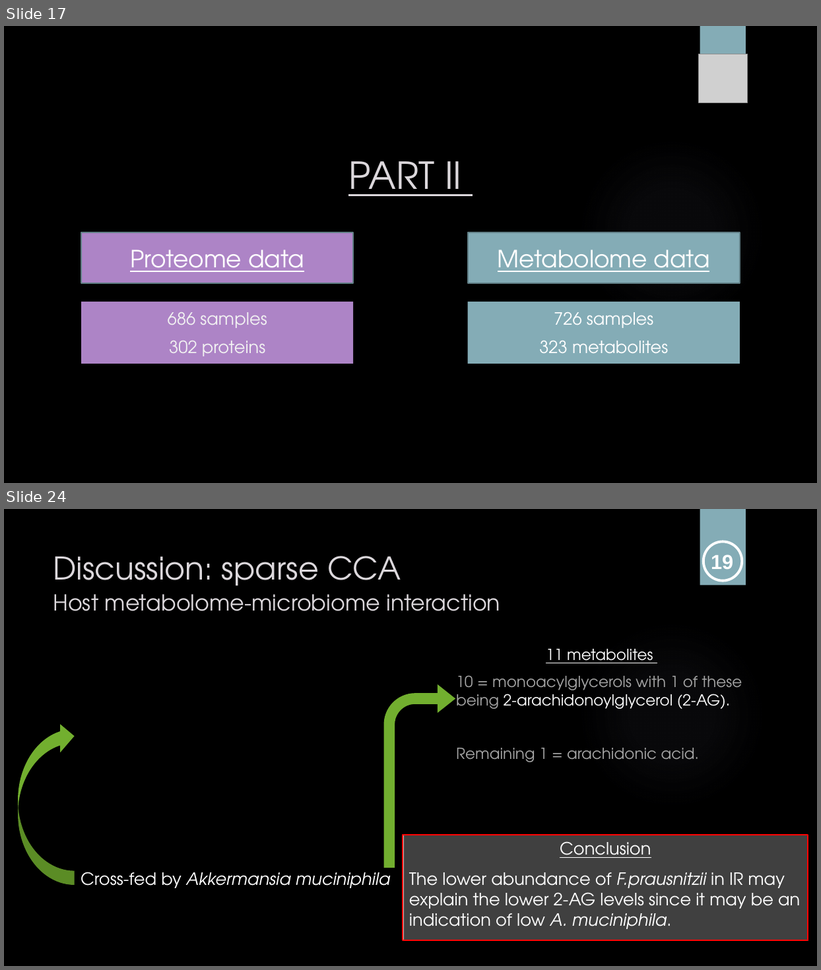
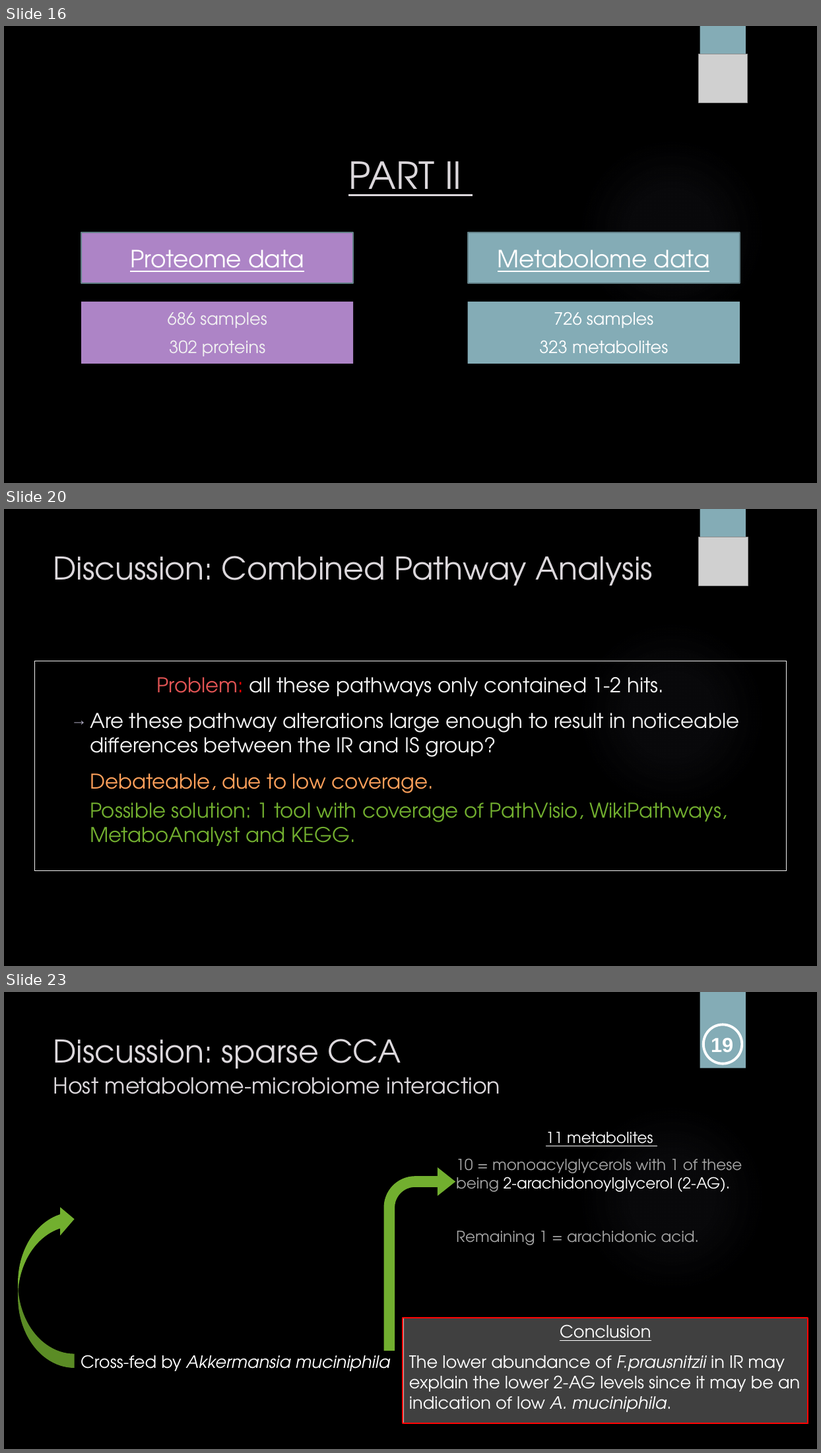
Before and after one commit to sabdeolive/Sabrina_BMS_Bachelor-Internship, a slide deck: Final Presentation.pptx. Shown one above the other, each under a label of ours: slides 17 and 24 before the commit, slides 16, 20 and 23 after it; the slides between them are not shown. The pictures are 821x970 and 821x1453 pixels, drawn with LibreOffice and Linux fonts; fonts in the diff are those of the drawing; grey boxes stand for pictures; background and template pictures are left out. Boxes give left, top, right and bottom in pixels: in the first picture for what was removed or moved away, otherwise in the second. Text is boxed around its words. In the diff, an @@ line names an element or a change of style, - is before the commit and + after.

```diff
--- a/Final Presentation.pptx
+++ b/Final Presentation.pptx
@@ slide 20 added at <box>4,509,817,966</box>, background picture (left out); not listed: 2 template elements that a slide beside it also shows @@
@@ picture added at <box>700,537,748,586</box> @@
@@ title added at <box>54,556,653,586</box>, 37 pt, text #DCD8DC @@
+Discussion: Combined Pathway Analysis
@@ rectangle added at <box>34,661,787,871</box>, outline #F2F2F2 0.75 pt @@
@@ text added at <box>157,677,665,696</box>, 24 pt, text #F2F2F2 @@
+Problem: all these pathways only contained 1-2 hits.
@@ text added at <box>90,713,739,757</box>, 24 pt, text #F2F2F2 @@
+  → Are these pathway alterations large enough to result in noticeable differences between the IR and IS group?
@@ text added at <box>90,774,727,846</box>, 24 pt, text #72AF2F @@
+  Debateable, due to low coverage.
+  Possible solution: 1 tool with coverage of PathVisio, WikiPathways, MetaboAnalyst and KEGG.
@@ what was slide 17 is now slide 16 @@
@@ what was slide 24 is now slide 23 @@
```
Also in this commit, not shown: 7 slides changed, 2 other slides added, 17 slides removed.
